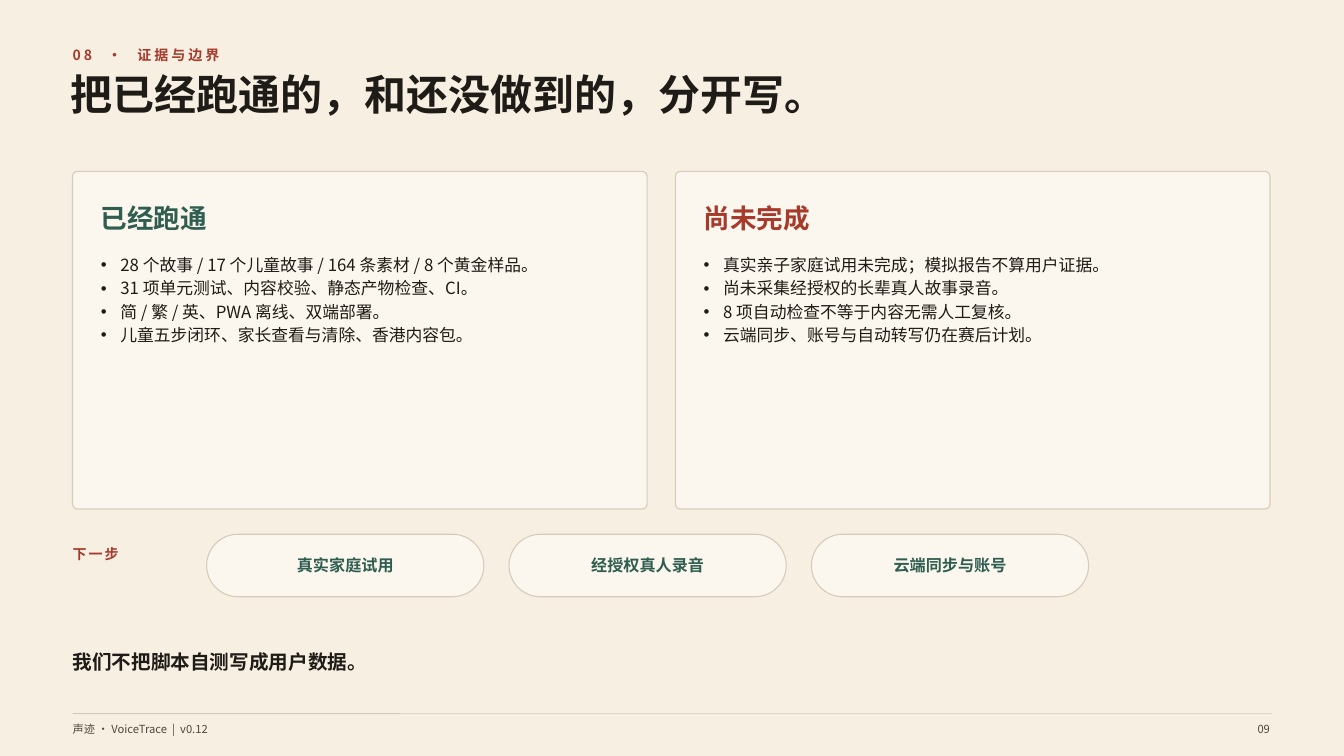
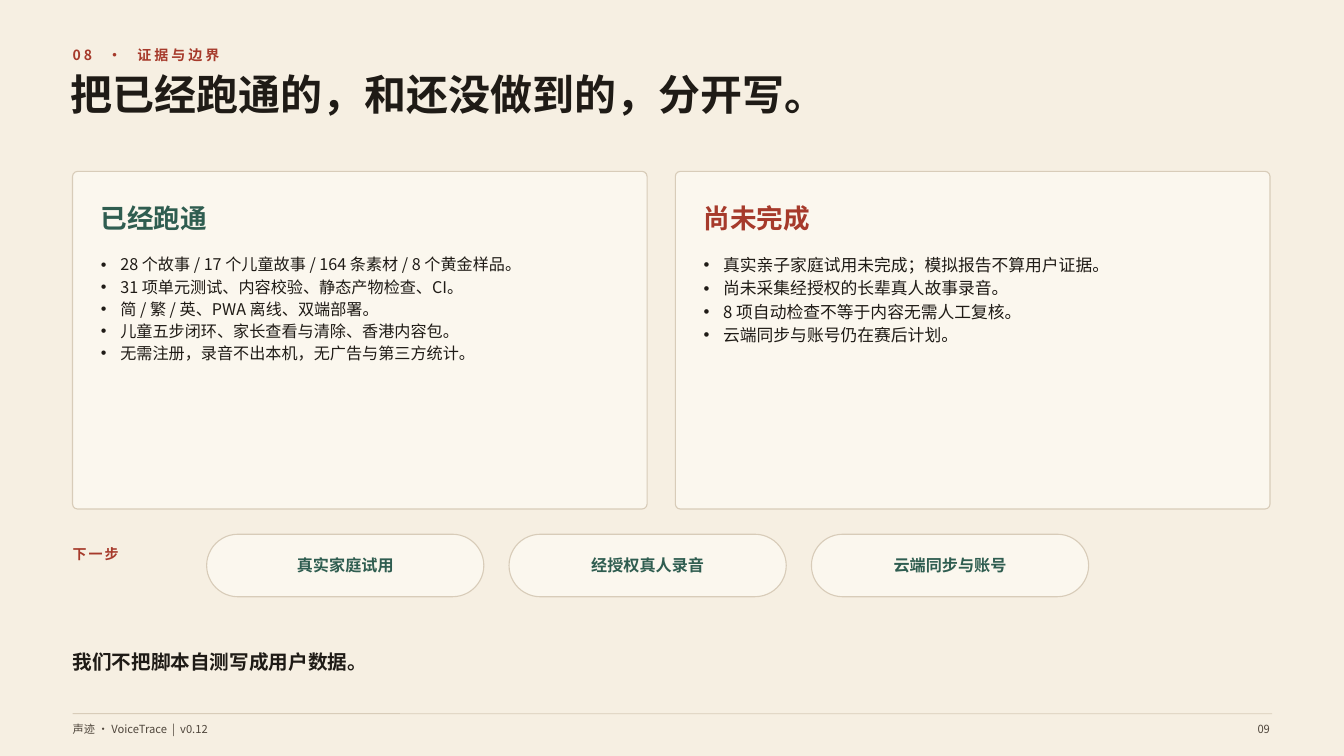
Before and after one commit to flashJJ/voicetrace, a slide deck: slide 9 of deliverables/VoiceTrace-声迹-路演.pptx. Drawn at 1344x756 pixels with LibreOffice and Linux fonts; fonts in the diff are those of the drawing. Boxes give left, top, right and bottom in pixels: in the first picture for what was removed or moved away, otherwise in the second. Text is boxed around its words. In the diff, an @@ line names an element or a change of style, - is before the commit and + after.

Commit message:
feat: 隐私卖点上位，首页与材料写清无需注册、录音本机、无广告统计

```diff
--- a/deliverables/VoiceTrace-声迹-路演.pptx
+++ b/deliverables/VoiceTrace-声迹-路演.pptx
@@ text at [120, 256, 521, 339]: size 12 to 11.5 pt in "28 个故事 / 17 个儿童故事 / 164 ...", "31 项单元测试、内容校验、静态产物检查、CI。", "简 / 繁 / 英、PWA 离线、双端部署。", "儿童五步闭环、家长查看与清除、香港内容包。" @@
@@ text at [723, 327, 958, 343]: text changed @@
-• 云端同步、账号与自动转写仍在赛后计划。
+• 云端同步与账号仍在赛后计划。
@@ text at [120, 345, 475, 361]: paragraph added @@
+• 无需注册，录音不出本机，无广告与第三方统计。
```
Also in this commit, not shown: 1 other slide changed, 11 other files.
